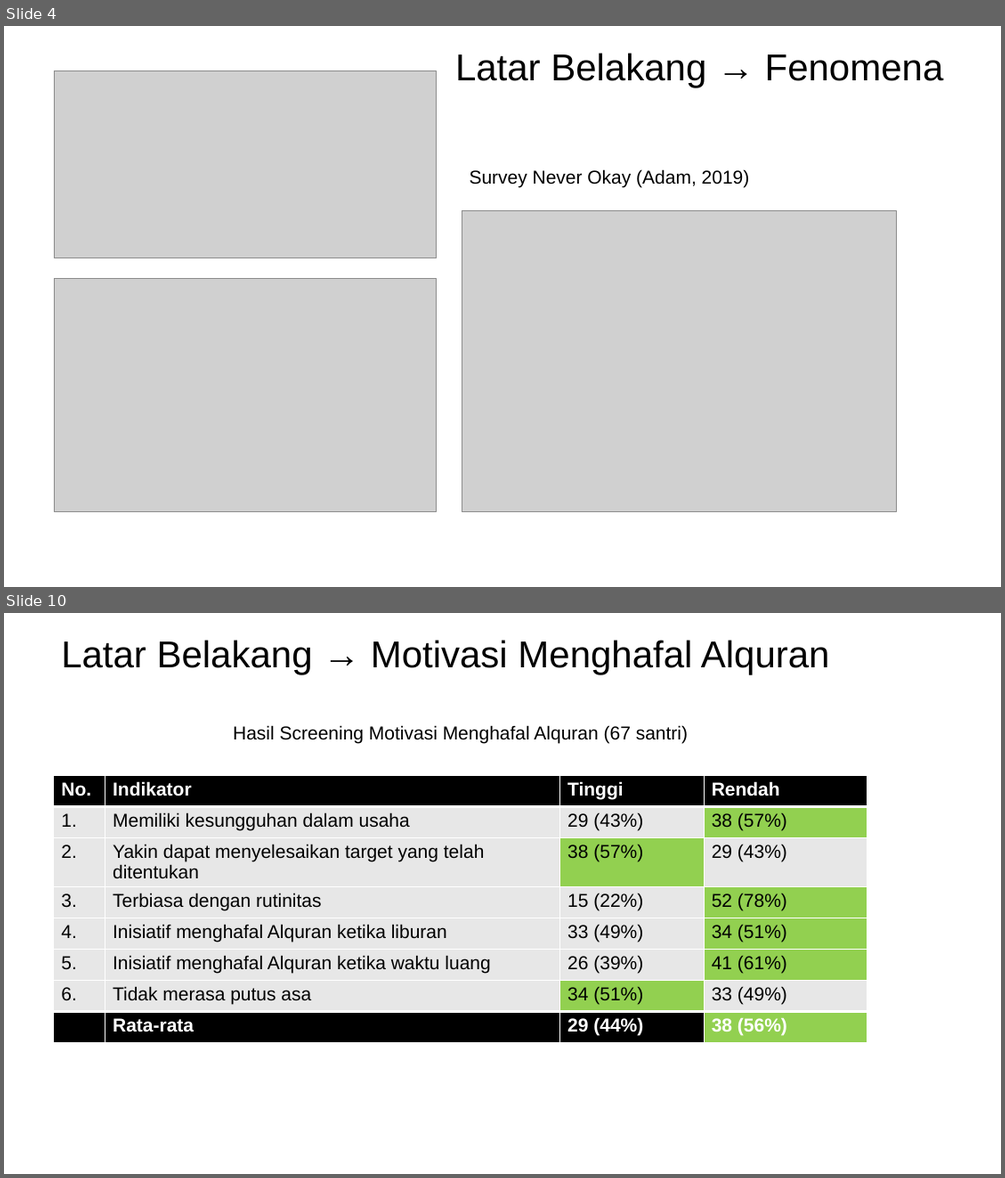
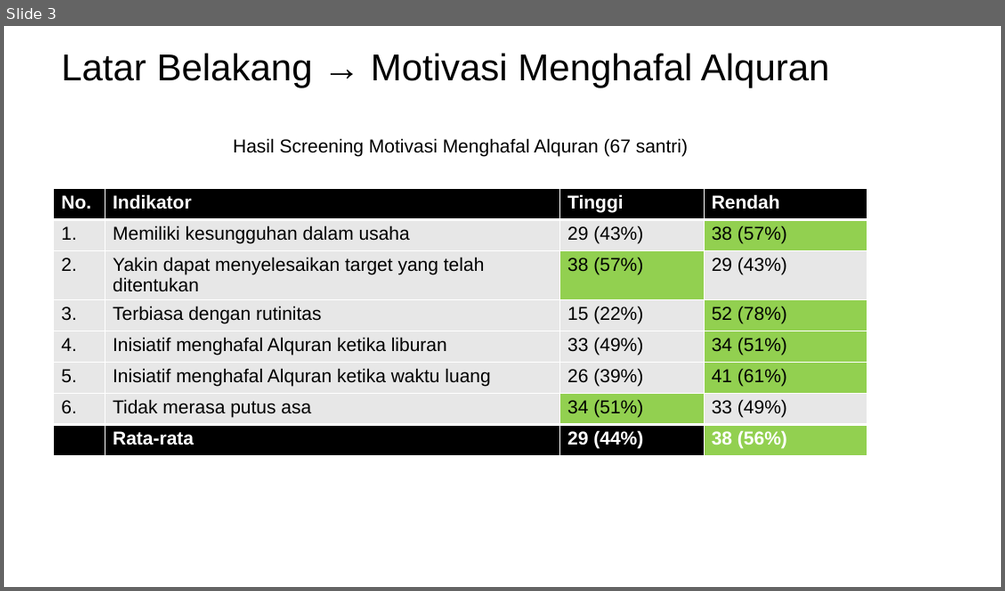
Before and after one commit to mzaini30/skripsi, a slide deck: seminar proposal.pptx. Shown one above the other, each under a label of ours: slides 4 and 10 before the commit, slide 3 after it; the slides between them are not shown. The pictures are 1005x1178 and 1005x591 pixels, drawn with LibreOffice and Linux fonts; fonts in the diff are those of the drawing; grey boxes stand for pictures; background and template pictures are left out. Boxes give left, top, right and bottom in pixels: in the first picture for what was removed or moved away, otherwise in the second. Text is boxed around its words. In the diff, an @@ line names an element or a change of style, - is before the commit and + after.

```diff
--- a/seminar proposal.pptx
+++ b/seminar proposal.pptx
@@ slide 4 removed at <box>4,26,1001,587</box>, background picture (left out) @@
@@ picture removed at <box>54,70,437,258</box> @@
@@ title removed at <box>455,53,944,87</box> @@
-Latar Belakang → Fenomena
@@ text removed at <box>469,169,750,187</box> @@
-Survey Never Okay (Adam, 2019)
@@ picture removed at <box>461,210,896,511</box> @@
@@ picture removed at <box>54,279,437,512</box> @@
@@ what was slide 10 is now slide 3 @@
```
Also in this commit, not shown: 2 slides changed, 12 other slides removed, 4 other files.
